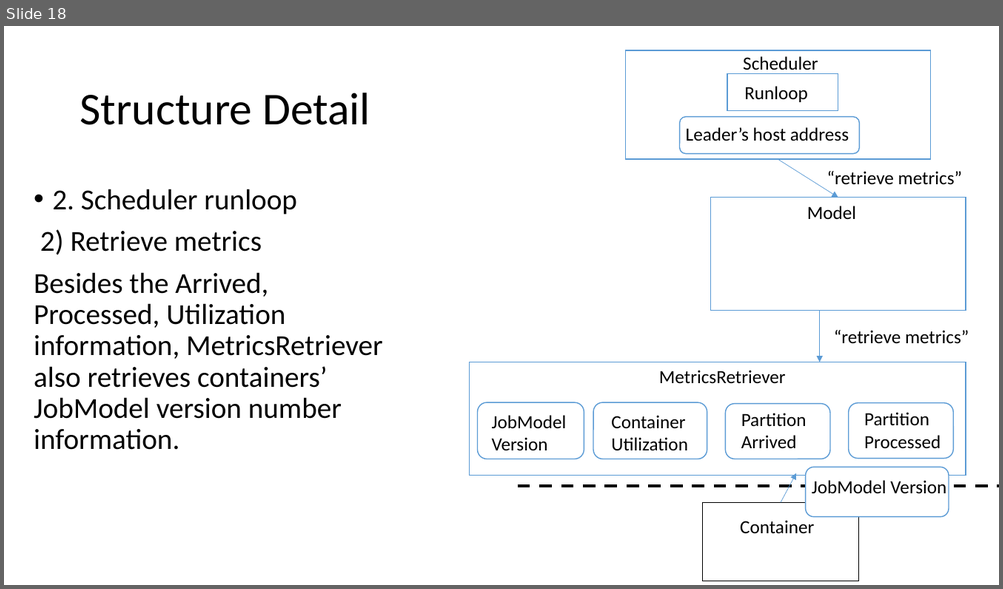
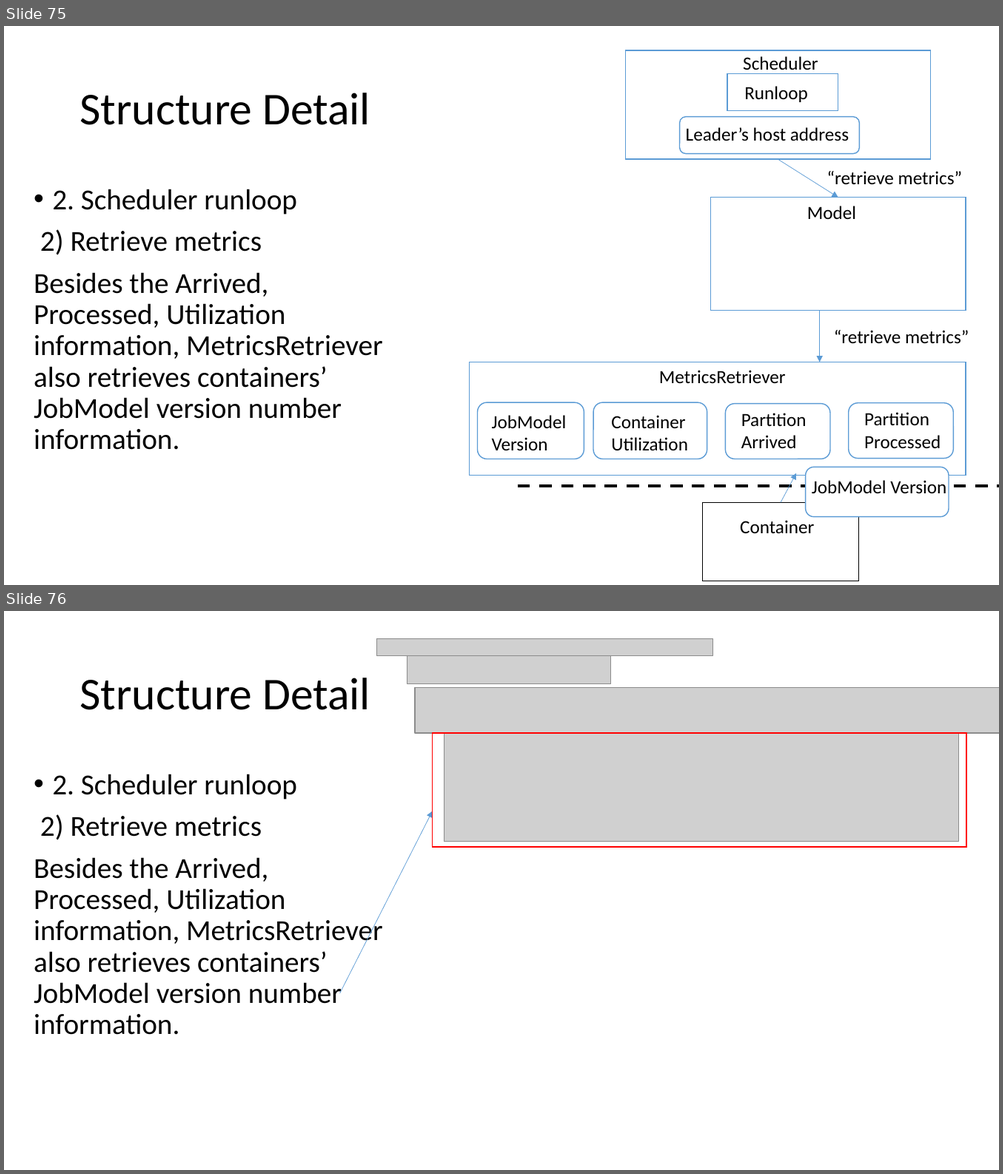
Before and after one commit to Swrrt/Samza-Documents, a slide deck: Documentation/DelayGuaranteeStructure.pptx. Shown one above the other, each under a label of ours: slide 18 before the commit, slides 75 and 76 after it. The pictures are 1003x589 and 1003x1174 pixels, drawn with LibreOffice and Linux fonts; fonts in the diff are those of the drawing; grey boxes stand for pictures. Boxes give left, top, right and bottom in pixels: in the first picture for what was removed or moved away, otherwise in the second. Text is boxed around its words. In the diff, an @@ line names an element or a change of style, - is before the commit and + after.

```diff
--- a/Documentation/DelayGuaranteeStructure.pptx
+++ b/Documentation/DelayGuaranteeStructure.pptx
@@ slide 76 added at [4, 611, 999, 1170], background #FFFFFF @@
@@ picture added at [377, 638, 713, 655] @@
@@ picture added at [407, 655, 611, 684] @@
@@ title added at [79, 678, 370, 710], 44 pt, text #000000 @@
+Structure Detail
@@ picture added at [415, 687, 999, 732] @@
@@ rectangle added at [432, 733, 967, 848], outline #FF0000 1 pt @@
@@ picture added at [444, 733, 959, 843] @@
@@ text added at [34, 774, 383, 1035], 28 pt, text #000000 @@
+• 2. Scheduler runloop
+2) Retrieve metrics
+Besides the Arrived, Processed, Utilization information, MetricsRetriever also retrieves containers’ JobModel version number information.
@@ arrow added from (340, 994) to (432, 812), #5B9BD5 0.5 pt @@
@@ what was slide 18 is now slide 75 @@
```
Also in this commit, not shown: 15 slides changed, 57 other slides added, 10 slides removed.
